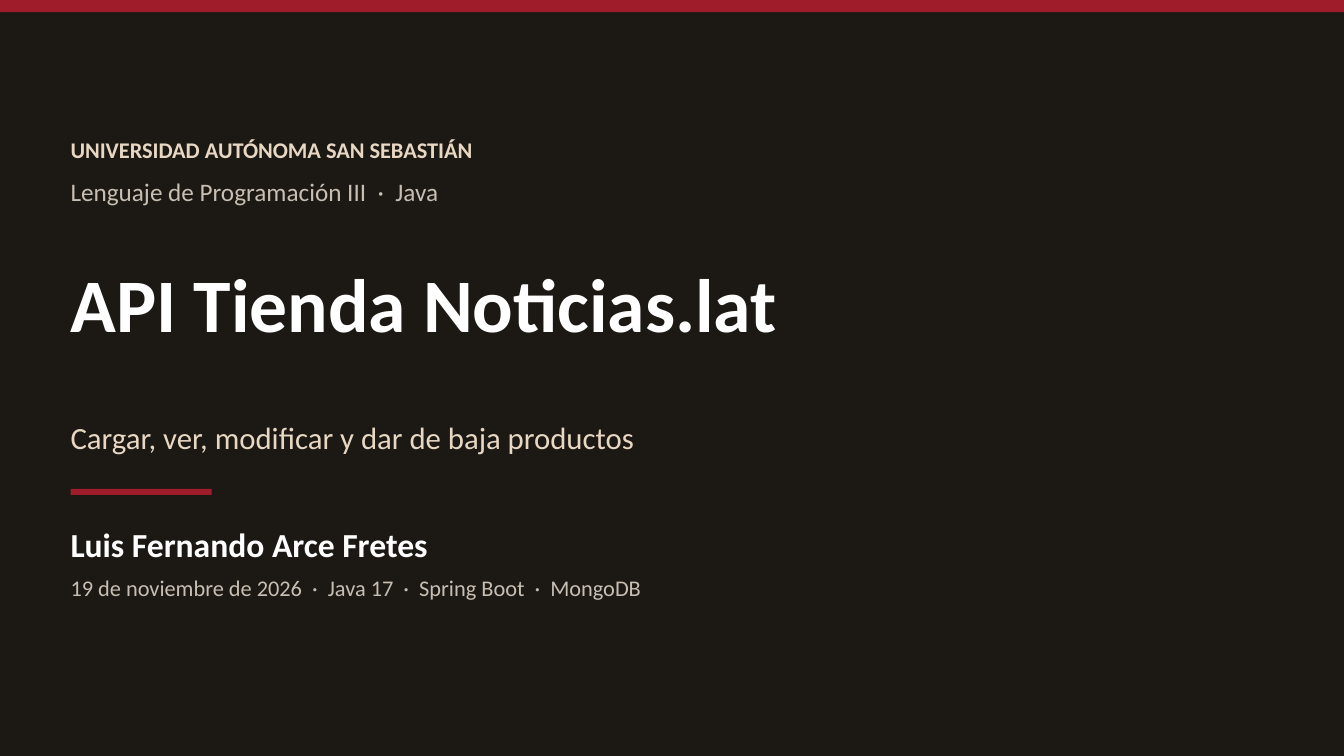
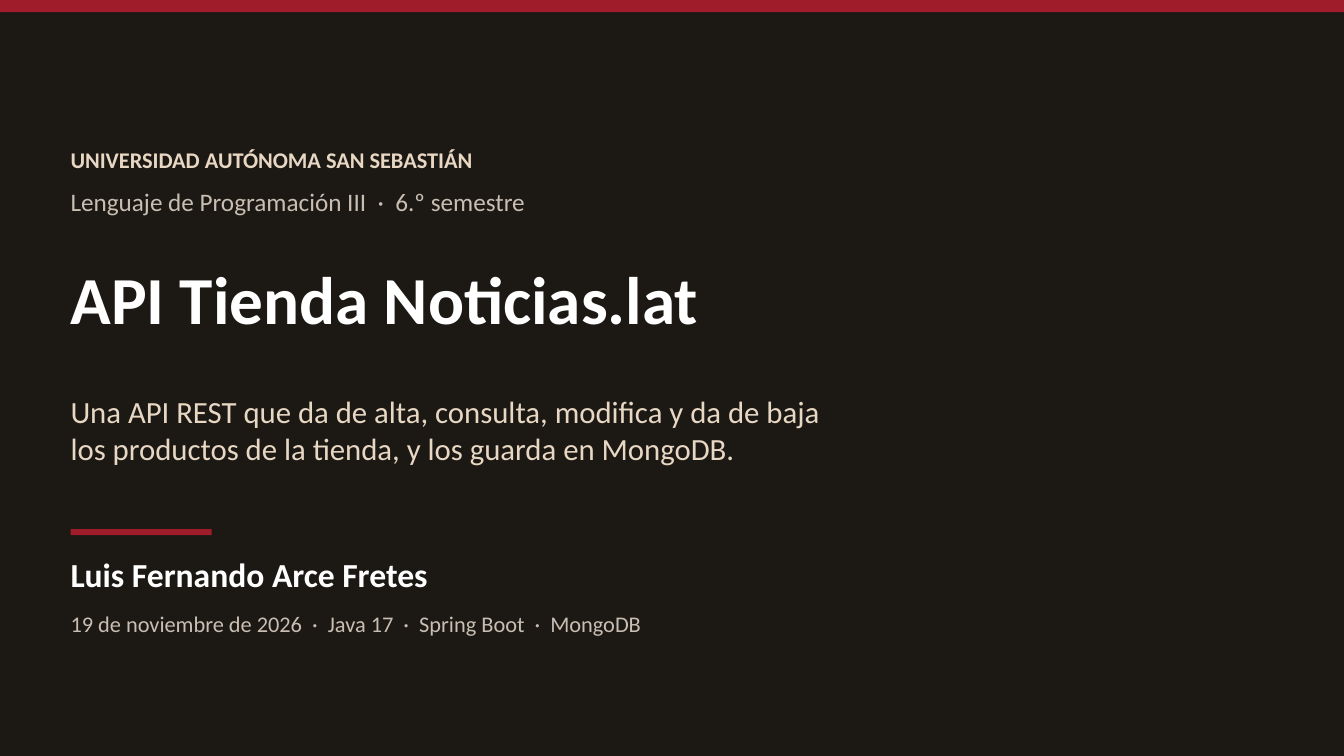
Before and after one commit to n14-py/uassnlat, a slide deck: slide 1 of docs/Exposicion-Examen-Final-Luis-Fernando-Arce-Fretes.pptx. Drawn at 1344x756 pixels with LibreOffice and Linux fonts; fonts in the diff are those of the drawing. Boxes give left, top, right and bottom in pixels: in the first picture for what was removed or moved away, otherwise in the second. Text is boxed around its words. In the diff, an @@ line names an element or a change of style, - is before the commit and + after.

```diff
--- a/docs/Exposicion-Examen-Final-Luis-Fernando-Arce-Fretes.pptx
+++ b/docs/Exposicion-Examen-Final-Luis-Fernando-Arce-Fretes.pptx
@@ text "UNIVERSIDAD AUTÓNOMA SAN SEBASTIÁN": place and size @@
-text "UNIVERSIDAD AUTÓNOMA SAN SEBASTIÁN" at (71,139,473,158)
+text "UNIVERSIDAD AUTÓNOMA SAN SEBASTIÁN" at (71,149,473,168)
@@ text at (71,193,525,216): text changed @@
-Lenguaje de Programación III · Java
+Lenguaje de Programación III · 6.º semestre
@@ text "API Tienda Noticias.lat" at (71,276,698,325): size 54 to 48 pt @@
@@ text at (71,401,819,466): text changed @@
-Cargar, ver, modificar y dar de baja productos
+Una API REST que da de alta, consulta, modifica y da de baja
+los productos de la tienda, y los guarda en MongoDB.
@@ rectangle: place and size @@
-rectangle at (71,489,212,495)
+rectangle at (71,529,212,535)
@@ text "Luis Fernando Arce Fretes": place and size @@
-text "Luis Fernando Arce Fretes" at (71,533,427,558)
+text "Luis Fernando Arce Fretes" at (71,563,427,588)
@@ text "19 de noviembre de 2026 ...": place and size @@
-text "19 de noviembre de 2026 ..." at (71,580,641,600)
+text "19 de noviembre de 2026 ..." at (71,616,641,636)
```
Also in this commit, not shown: 6 other slides changed, 3 slides added, 3 slides removed.
